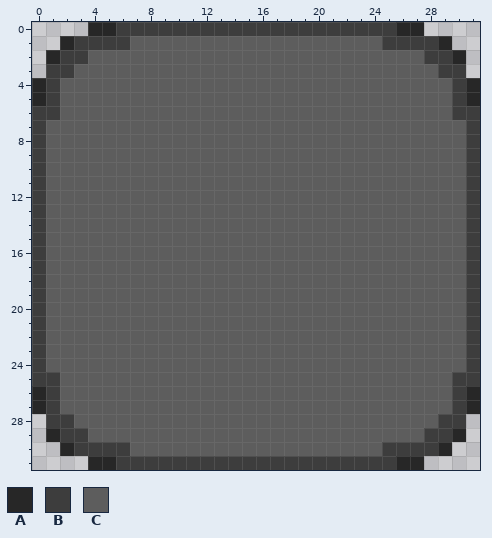
One commit to this pixel-art file: Assets/Sprites/cell-empty.aseprite. This is how it looked before the edit.
32x32 pixels, 1 frame.
Palette (. is transparent): A #272727  B #3d3d3d  C #5d5d5d
Pixels before, first column x 0:
 0 ....AABBBBBBBBBBBBBBBBBBBBAA....
 1 ..ABBBBCCCCCCCCCCCCCCCCCCBBBBA..
 2 .ABBCCCCCCCCCCCCCCCCCCCCCCCCBBA.
 3 .BBCCCCCCCCCCCCCCCCCCCCCCCCCCBB.
 4 ABCCCCCCCCCCCCCCCCCCCCCCCCCCCCBA
 5 ABCCCCCCCCCCCCCCCCCCCCCCCCCCCCBA
 6 BBCCCCCCCCCCCCCCCCCCCCCCCCCCCCBB
 7 BCCCCCCCCCCCCCCCCCCCCCCCCCCCCCCB
 8 BCCCCCCCCCCCCCCCCCCCCCCCCCCCCCCB
 9 BCCCCCCCCCCCCCCCCCCCCCCCCCCCCCCB
10 BCCCCCCCCCCCCCCCCCCCCCCCCCCCCCCB
11 BCCCCCCCCCCCCCCCCCCCCCCCCCCCCCCB
12 BCCCCCCCCCCCCCCCCCCCCCCCCCCCCCCB
13 BCCCCCCCCCCCCCCCCCCCCCCCCCCCCCCB
14 BCCCCCCCCCCCCCCCCCCCCCCCCCCCCCCB
15 BCCCCCCCCCCCCCCCCCCCCCCCCCCCCCCB
16 BCCCCCCCCCCCCCCCCCCCCCCCCCCCCCCB
17 BCCCCCCCCCCCCCCCCCCCCCCCCCCCCCCB
18 BCCCCCCCCCCCCCCCCCCCCCCCCCCCCCCB
19 BCCCCCCCCCCCCCCCCCCCCCCCCCCCCCCB
20 BCCCCCCCCCCCCCCCCCCCCCCCCCCCCCCB
21 BCCCCCCCCCCCCCCCCCCCCCCCCCCCCCCB
22 BCCCCCCCCCCCCCCCCCCCCCCCCCCCCCCB
23 BCCCCCCCCCCCCCCCCCCCCCCCCCCCCCCB
24 BCCCCCCCCCCCCCCCCCCCCCCCCCCCCCCB
25 BBCCCCCCCCCCCCCCCCCCCCCCCCCCCCBB
26 ABCCCCCCCCCCCCCCCCCCCCCCCCCCCCBA
27 ABCCCCCCCCCCCCCCCCCCCCCCCCCCCCBA
28 .BBCCCCCCCCCCCCCCCCCCCCCCCCCCBB.
29 .ABBCCCCCCCCCCCCCCCCCCCCCCCCBBA.
30 ..ABBBBCCCCCCCCCCCCCCCCCCBBBBA..
31 ....AABBBBBBBBBBBBBBBBBBBBAA....
After:
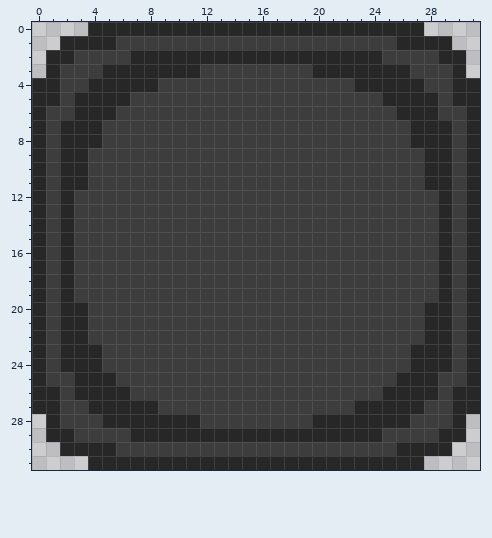
Changes in this commit:
Changed rows in their new state; - is an unchanged pixel.
first column x 0:
 0 ------AAAAAAAAAAAAAAAAAAAA------
 1 ---AAA-BBBBBBBBBBBBBBBBBB-AAA---
 2 --A-BBBAAAAAAAAAAAAAAAAAABBB-A--
 3 -A-BBAAAAAAABBBBBBBBAAAAAAABB-A-
 4 -ABBAAAAABBBBBBBBBBBBBBAAAAABBA-
 5 -ABAAAABBBBBBBBBBBBBBBBBBAAAABA-
 6 A-BAAABBBBBBBBBBBBBBBBBBBBAAAB-A
 7 ABAAABBBBBBBBBBBBBBBBBBBBBBAAABA
 8 ABAAABBBBBBBBBBBBBBBBBBBBBBAAABA
 9 ABAABBBBBBBBBBBBBBBBBBBBBBBBAABA
10 ABAABBBBBBBBBBBBBBBBBBBBBBBBAABA
11 ABAABBBBBBBBBBBBBBBBBBBBBBBBAABA
12 ABABBBBBBBBBBBBBBBBBBBBBBBBBBABA
13 ABABBBBBBBBBBBBBBBBBBBBBBBBBBABA
14 ABABBBBBBBBBBBBBBBBBBBBBBBBBBABA
15 ABABBBBBBBBBBBBBBBBBBBBBBBBBBABA
16 ABABBBBBBBBBBBBBBBBBBBBBBBBBBABA
17 ABABBBBBBBBBBBBBBBBBBBBBBBBBBABA
18 ABABBBBBBBBBBBBBBBBBBBBBBBBBBABA
19 ABABBBBBBBBBBBBBBBBBBBBBBBBBBABA
20 ABAABBBBBBBBBBBBBBBBBBBBBBBBAABA
21 ABAABBBBBBBBBBBBBBBBBBBBBBBBAABA
22 ABAABBBBBBBBBBBBBBBBBBBBBBBBAABA
23 ABAAABBBBBBBBBBBBBBBBBBBBBBAAABA
24 ABAAABBBBBBBBBBBBBBBBBBBBBBAAABA
25 A-BAAABBBBBBBBBBBBBBBBBBBBAAAB-A
26 -ABAAAABBBBBBBBBBBBBBBBBBAAAABA-
27 -ABBAAAAABBBBBBBBBBBBBBAAAAABBA-
28 -A-BBAAAAAAABBBBBBBBAAAAAAABB-A-
29 --A-BBBAAAAAAAAAAAAAAAAAABBB-A--
30 ---AAA-BBBBBBBBBBBBBBBBBB-AAA---
31 ------AAAAAAAAAAAAAAAAAAAA------
Where, in picture pixels (left, top, right, bottom), the same in both pictures:
changed: (32, 22, 480, 470)
